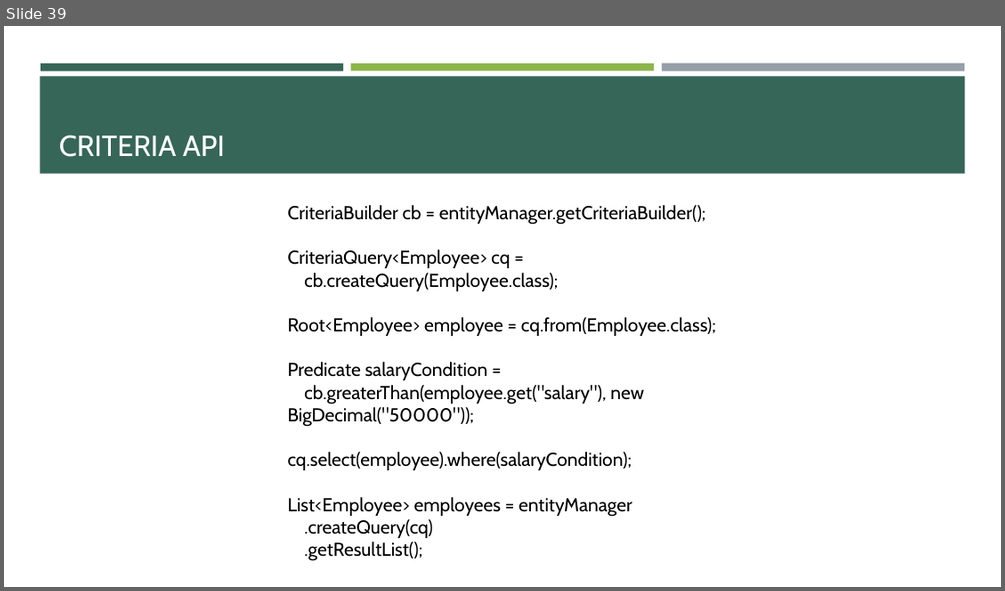
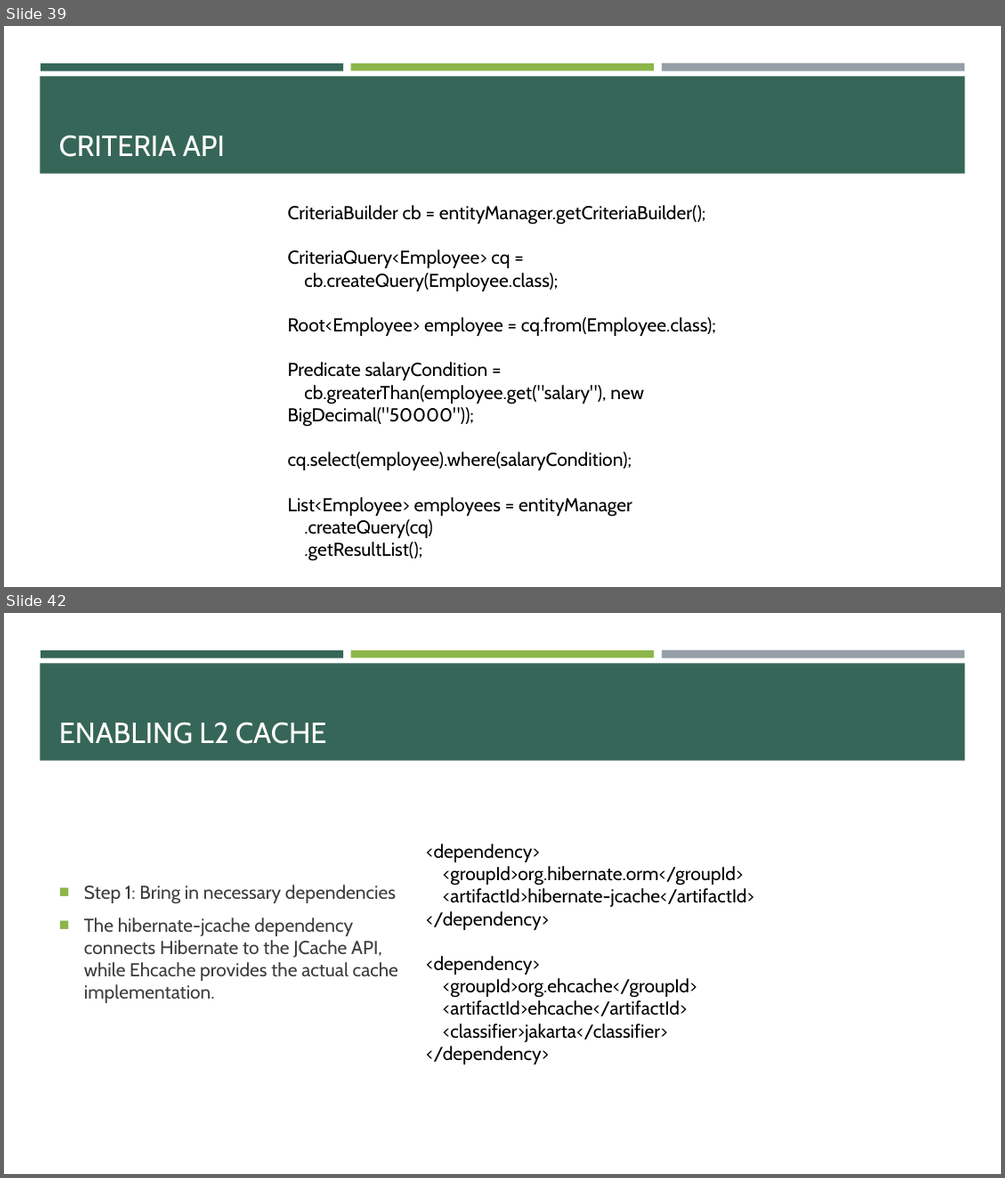
Before and after one commit to e-m-wilson/java-fs, a slide deck: Week_6/02_Hibernate_JPA_&_REST.pptx. Shown one above the other, each under a label of ours: slide 39 before the commit, slides 39 and 42 after it; the slides between them are not shown. The pictures are 1005x591 and 1005x1178 pixels, drawn with LibreOffice and Linux fonts; fonts in the diff are those of the drawing. Boxes give left, top, right and bottom in pixels: in the first picture for what was removed or moved away, otherwise in the second. Text is boxed around its words. In the diff, an @@ line names an element or a change of style, - is before the commit and + after.

```diff
--- a/Week_6/02_Hibernate_JPA_&_REST.pptx
+++ b/Week_6/02_Hibernate_JPA_&_REST.pptx
@@ slide 42 added at [4,613,1001,1174], background #FFFFFF; not listed: 4 template elements that a slide beside it also shows @@
@@ title added at [59,722,326,744], 28 pt, text #FFFFFF @@
+ENABLING L2 CACHE
@@ text added at [426,844,754,1064], 18 pt, text #000000 @@
+<dependency>
+<groupId>org.hibernate.orm</groupId>
+<artifactId>hibernate-jcache</artifactId>
+</dependency>
+<dependency>
+<groupId>org.ehcache</groupId>
+<artifactId>ehcache</artifactId>
+<classifier>jakarta</classifier>
+</dependency>
@@ text added at [84,884,398,1003], 18 pt, text #3D3D3D @@
+■ Step 1: Bring in necessary dependencies
+■ The hibernate-jcache dependency connects Hibernate to the JCache API, while Ehcache provides the actual cache implementation.
```
Also in this commit, not shown: 9 other slides added, 30 other files.
